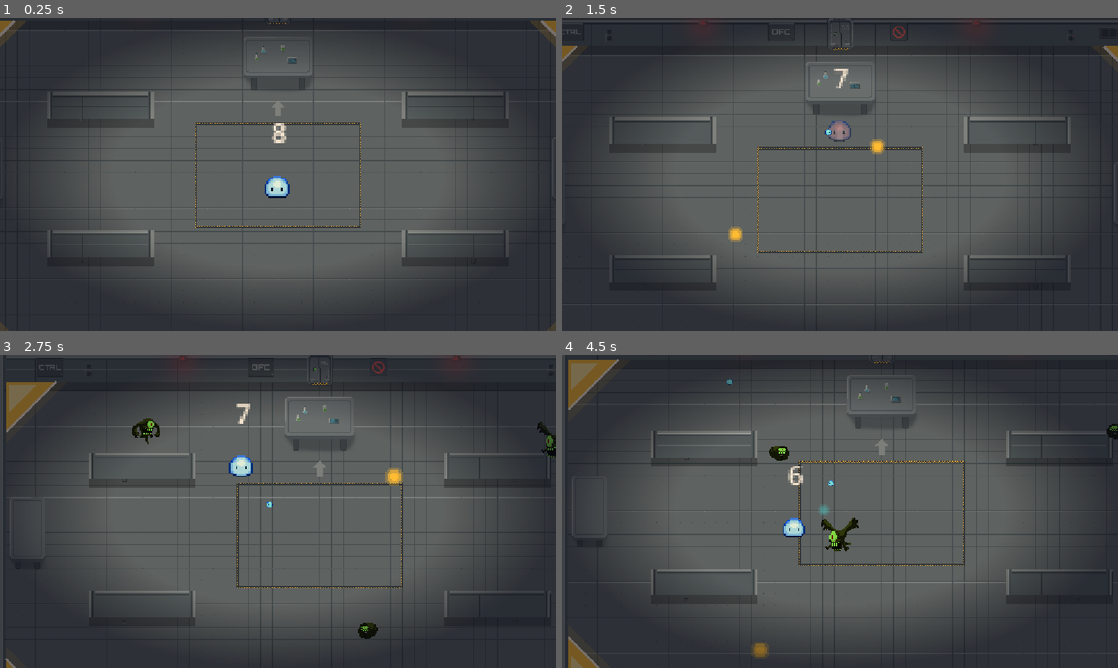
Above: before the commit, frames 1-4 (two rows, left to right).
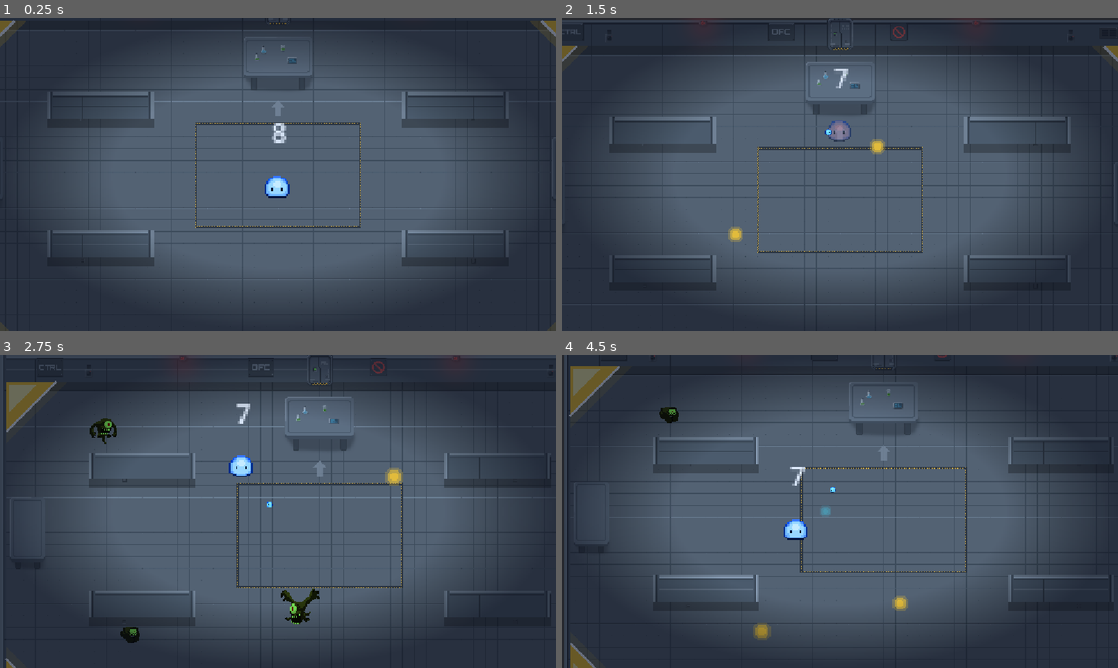
Above: after the commit, the same moments.

Repository: nirvith/resile
Game: Godot game, scene res://level2_test.tscn
Two runs of this game, one before a commit and one after it. Both use one fixed random seed, a clock stepped at 60 frames per second and the inputs below. This scene is started directly instead of the project's main scene.
Inputs (mouse positions are in pixels of both pictures, inside the frame that each line leads up to):
- Up to frame 1 (0.25 s): no input
- Up to frame 2 (1.5 s): tap Enter at 0.5 s; move the mouse to (812, 237) at 0.52 s; press the mouse at (812, 237) at 0.53 s; hold W (move_up) from 0.53 s (still down); move the mouse to (1006, 221) at 1.27 s; release the mouse at (1006, 221) at 1.28 s; click (1006, 221) at 1.35 s
- Up to frame 3 (2.75 s): move the mouse to (111, 464) at 2.02 s; release W (move_up) at 2.03 s; press the mouse at (111, 464) at 2.03 s; hold A (move_left) from 2.03 s (still down)
- Up to frame 4 (4.5 s): move the mouse to (867, 511) at 2.77 s; release the mouse at (867, 511) at 2.78 s; click (867, 511) at 2.85 s; move the mouse to (756, 433) at 3.52 s; release A (move_left) at 3.53 s; press the mouse at (756, 433) at 3.53 s; hold S (move_down) 3.53-4.28 s; move the mouse to (962, 495) at 4.27 s; release the mouse at (962, 495) at 4.28 s; hold D (move_right) from 4.28 s (still down); click (962, 495) at 4.35 s

The runs differ from the first frame. In frame 1, 0.4% of the frame differs, in the area x 20-80%, y 10-69%; in frame 2, 0.3%; in frame 3, 1.7%; in frame 4, 15%, in the area x 0-100%, y 0-100%.

Commit message:
Level system: 2 levels x 3 waves, maps load from waves.gd with tint and spawn

Diff:
--- a/node_2d.tscn
+++ b/node_2d.tscn
@@ -2,7 +2,6 @@
 
 [ext_resource type="PackedScene" uid="uid://bpdy5oedjk5yx" path="res://player.tscn" id="1_wtcfe"]
 [ext_resource type="Script" uid="uid://bhighbkp4puh1" path="res://waves.gd" id="2_0e48y"]
-[ext_resource type="PackedScene" uid="uid://bky21smgqhccm" path="res://cargo_hold.tscn" id="3_map"]
 [ext_resource type="Script" uid="uid://4e7x35k5osx1" path="res://camera.gd" id="4_cam"]
 
 [sub_resource type="Gradient" id="VignetteGradient"]
@@ -18,8 +17,6 @@
 fill_to = Vector2(1, 0.5)
 
 [node name="Node2D" type="Node2D" unique_id=1129358918]
-
-[node name="CargoHold" parent="." unique_id=683316609 instance=ExtResource("3_map")]
 
 [node name="Player" parent="." unique_id=1333668081 instance=ExtResource("1_wtcfe")]
 position = Vector2(576, 324)
--- a/waves.gd
+++ b/waves.gd
@@ -4,20 +4,53 @@
 	"crawler": preload("res://Crawler.tscn"),
 	"glutton": preload("res://Glutton.tscn"),
 }
+
 const Message_box = "res://message_box.tscn"
 const ending = "res://ending.tscn"
-const Room_center = Vector2(576, 324)
 const SPAWN_GAP = 0.3   # seconds between each enemy appearing
 
-var waves = [
-	{"line" : "You're still getting fired, by the way.", "enemies" : {"crawler": 3}},
-	{"line" : "That's definitely coming out of your last pay check", "enemies" : {"crawler": 5}},
-	{"line" : "Huh. You're still alive?", "enemies" : {"crawler": 5, "glutton": 2}},
-	{"line" : "It's over. Nobody gets back up from something like that", "enemies" : {"crawler": 6, "glutton": 2}},
-	{"line" : "Okay, Please save my ship. I'll give you a raise.", "enemies" : {"crawler": 7, "glutton": 3}},
+var levels = [
+	{"map": "res://cargo_hold.tscn", "waves": [
+		{"line": "You're still getting fired, by the way.", "enemies": {"crawler": 3}},
+		{"line": "That's definitely coming out of your last pay check", "enemies": {"crawler": 5}},
+		{"line": "Huh. You're still alive?", "enemies": {"crawler": 5, "glutton": 2}},
+	]},
+	{"map": "res://control_deck.tscn", "waves": [
+		{"line": "Why are you in my office? Don't touch anything.", "enemies": {"crawler": 6, "glutton": 2}},
+		{"line": "Those floors are imported. Stop bouncing on them.", "enemies": {"crawler": 7, "glutton": 3}},
+		{"line": "Stop. Seriously. You're scratching everything.", "enemies": {"crawler": 8, "glutton": 4}},
+	]},
 ]
 
+var level = 0
 var current = 0
+var map
+
+func load_level():
+	for group in ["enemies", "bolts", "chunk"]:
+		for node in get_tree().get_nodes_in_group(group):
+			node.queue_free()
+	if map:
+		map.get_parent().remove_child(map)
+		map.queue_free()
+	map = load(levels[level].map).instantiate()
+	get_parent().add_child(map)
+	get_parent().move_child(map, 0)
+	get_parent().get_node("ColourGrade").color = map.get_meta("tint", Color.WHITE)
+	player.global_position = map.get_node("Spawn").global_position
+	player.cells = player.max_cells
+	player.update_look()
+
+
+func next_level():
+	level += 1
+	if level >= levels.size():
+		finish_game()
+		return
+	current = 0
+	load_level()
+	start_wave(true)
+
 var running = false
 var player
 var wave_id = 0   # changes whenever a wave starts or resets, so an old spawn loop knows to stop
@@ -26,14 +59,18 @@
 func _ready():
 	player = get_tree().get_first_node_in_group("player")
 	player.died.connect(_on_player_died)
+	load_level.call_deferred()
 	start_wave.call_deferred(true)
+
+func wave():
+	return levels[level].waves[current]
 
 func _physics_process(_delta):
 	if running and get_tree().get_nodes_in_group("enemies").is_empty():
 		running = false
 		current += 1
-		if current >= waves.size():
-			finish_game()
+		if current >= levels[level].waves.size():
+			next_level()
 		else:
 			start_wave(true)
 
@@ -41,12 +78,12 @@
 	wave_id += 1
 	var my_id = wave_id
 	if with_line:
-		await say(waves[current].line)
+		await say(wave().line)
 		if my_id != wave_id:
 			return
 	# Build the list of enemies for this wave, shuffled, then spawn them one by one.
 	var to_spawn = []
-	var wave_enemies = waves[current].enemies
+	var wave_enemies = wave().enemies
 	for enemy_name in wave_enemies:
 		for i in wave_enemies[enemy_name]:
 			to_spawn.append(enemy_name)
@@ -92,7 +129,7 @@
 			node.queue_free()
 	player.cells = player.max_cells
 	player.update_look()
-	player.global_position = Room_center
+	player.global_position = map.get_node("Spawn").global_position
 	player.invulnerable_left = 1.5
 	start_wave.call_deferred(false)
 
Not shown, changed: ENGINEERING_NOTEBOOK.md
